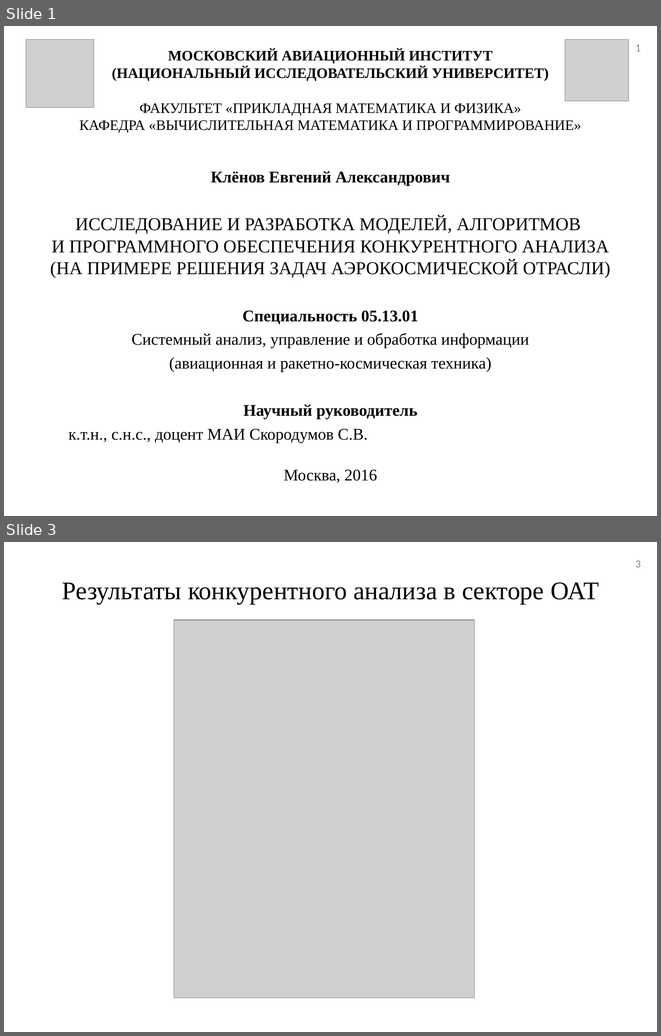
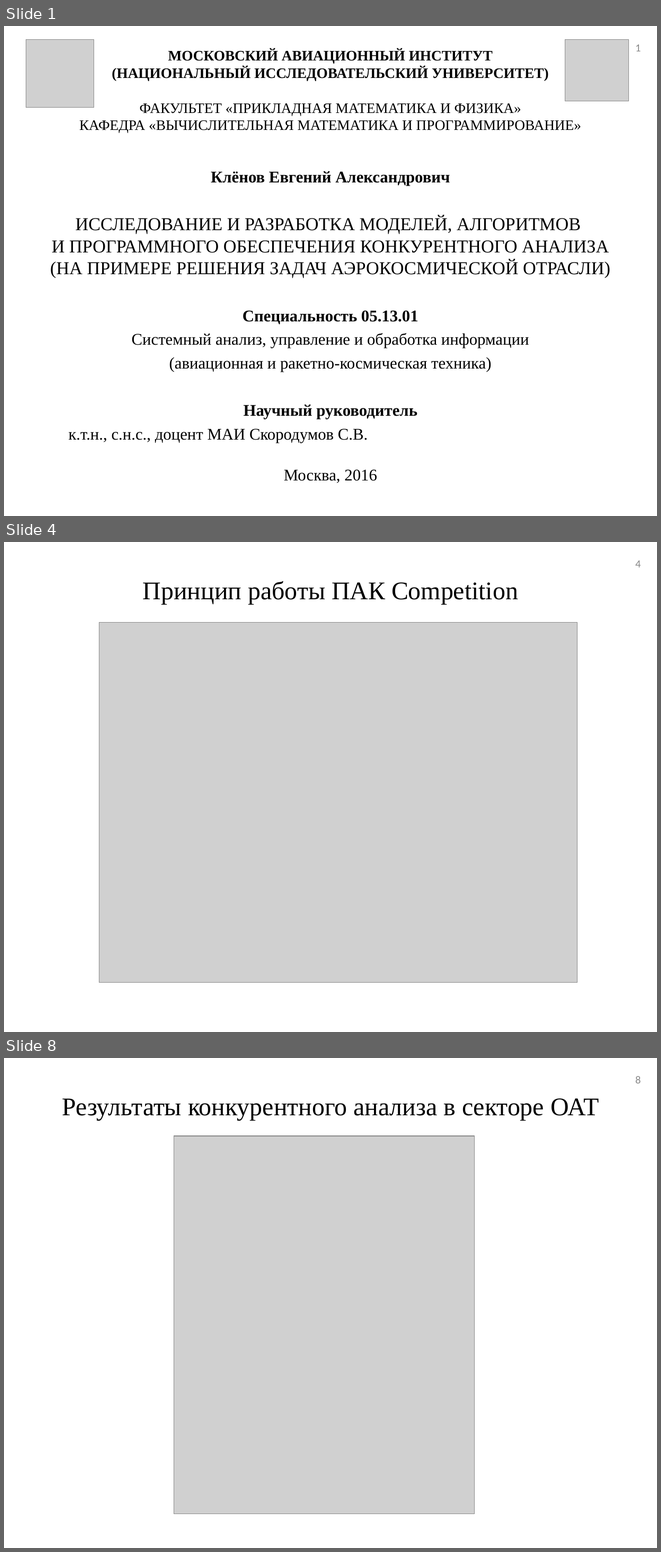
Before and after one commit to tehdoorsareopen/science, a slide deck: Предзащита/Презентация/Презентация_v01.ppt. Shown one above the other, each under a label of ours: slides 1 and 3 before the commit, slides 1, 4 and 8 after it; the slides between them are not shown. The pictures are 661x1036 and 661x1552 pixels, drawn with LibreOffice and Linux fonts; fonts in the diff are those of the drawing; grey boxes stand for pictures. Boxes give left, top, right and bottom in pixels: in the first picture for what was removed or moved away, otherwise in the second. Text is boxed around its words. In the diff, an @@ line names an element or a change of style, - is before the commit and + after.

```diff
--- a/Предзащита/Презентация/Презентация_v01.ppt
+++ b/Предзащита/Презентация/Презентация_v01.ppt
@@ slide 4 added at (4, 542, 657, 1032), background #FFFFFF @@
@@ page number added at (635, 561, 641, 567), 12 pt, text #898989 @@
+4
@@ title added at (143, 581, 518, 605), 28 pt, text #000000 @@
+Принцип работы ПАК Competition
@@ picture added at (99, 623, 577, 982) @@
@@ what was slide 3 is now slide 8 @@
@@ page number at (635, 1076, 641, 1083): text changed @@
-3
+8
```
Also in this commit, not shown: 3 slides changed, 9 other slides added, 9 other files.
